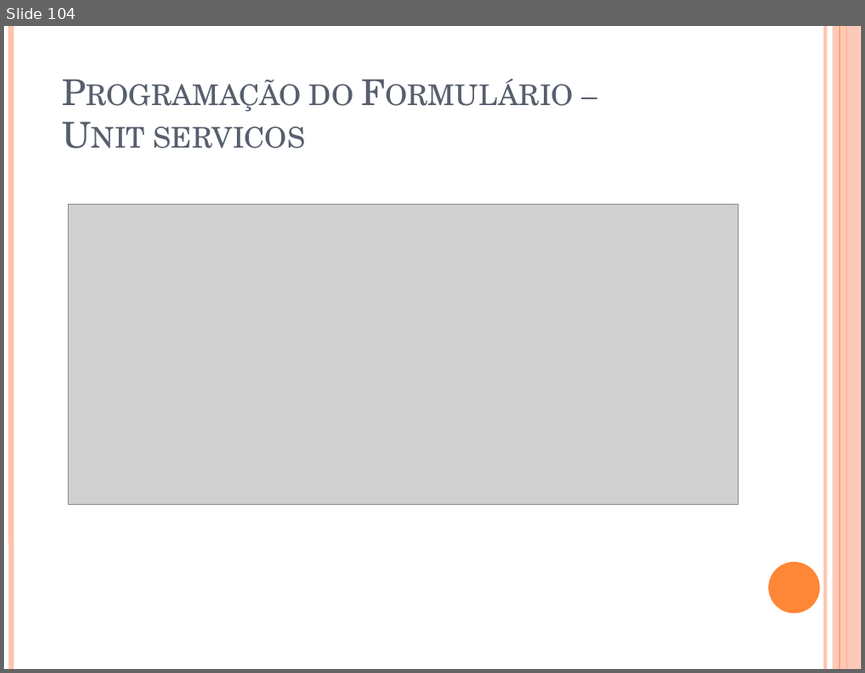
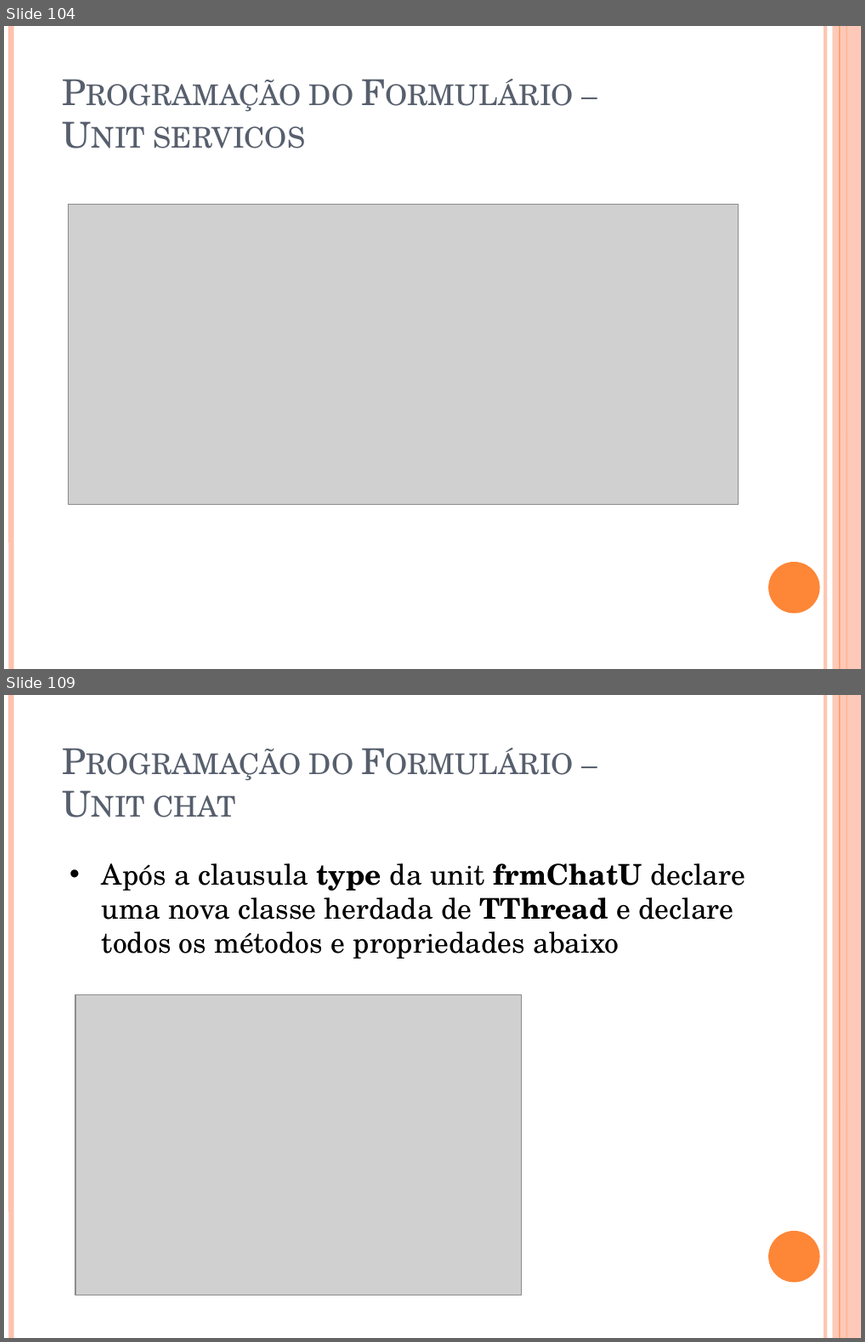
Before and after one commit to igorscandido/Conexao-Bluetooth-usando-Delphi, a slide deck: Stuff/Conexão Bluetooth usando Delphi.pptx. Shown one above the other, each under a label of ours: slide 104 before the commit, slides 104 and 109 after it; the slides between them are not shown. The pictures are 865x673 and 865x1342 pixels, drawn with LibreOffice and Linux fonts; fonts in the diff are those of the drawing; grey boxes stand for pictures. Boxes give left, top, right and bottom in pixels: in the first picture for what was removed or moved away, otherwise in the second. Text is boxed around its words. In the diff, an @@ line names an element or a change of style, - is before the commit and + after.

Commit message:
Started Chat Form Programming

```diff
--- a/Stuff/Conexão Bluetooth usando Delphi.pptx
+++ b/Stuff/Conexão Bluetooth usando Delphi.pptx
@@ slide 109 added at (4,695,861,1338), background #FFFFFF; not listed: 6 template elements that a slide beside it also shows @@
@@ title added at (154,753,353,817), 30 pt, text #575F6D, small capitals @@
+Programação do Formulário –
+Unit chat
@@ text added at (102,863,745,959), 24 pt, text #000000 @@
+• Após a clausula type da unit frmChatU declare uma nova classe herdada de TThread e declare todos os métodos e propriedades abaixo
@@ picture added at (75,995,521,1295) @@
```
Also in this commit, not shown: 1 slide changed, 9 other slides added, 28 other files.
